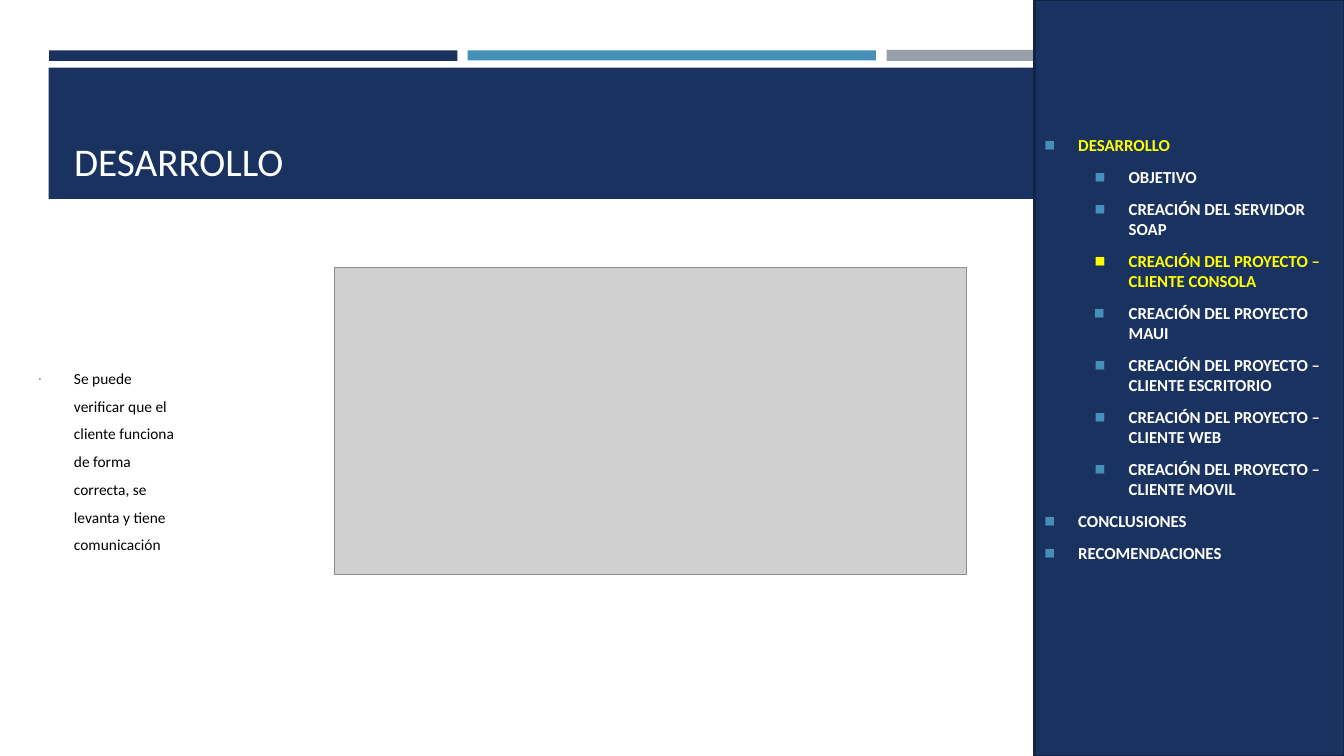
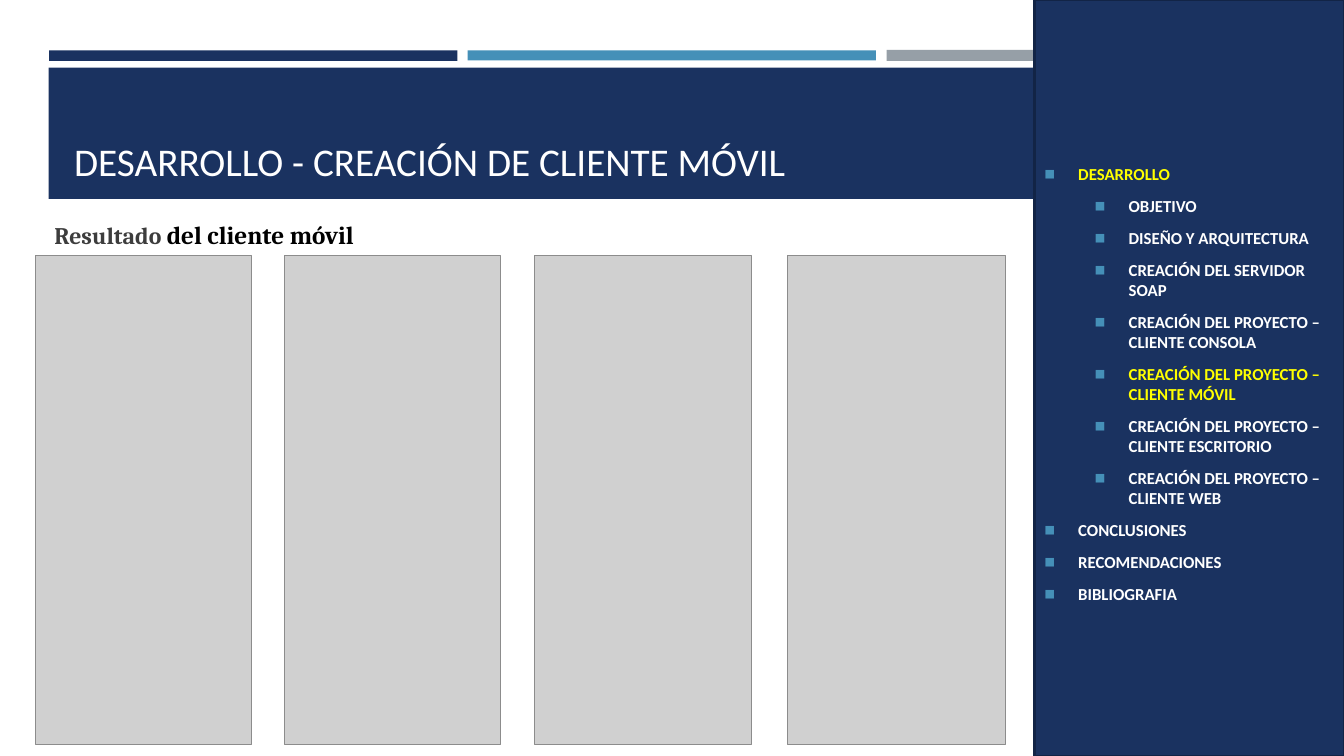
Before and after one commit to ArielGuevara/WS_TicketPremiun_DotNet_SOAP_GR5, a slide deck: slide 42 of 05. DOCUMENTACION/02. MANUAL TECNICO/PRESENTACION_SOAP_ BDD_DOTNET.pptx (slide 40 before the commit). Drawn at 1344x756 pixels with LibreOffice and Linux fonts; fonts in the diff are those of the drawing; grey boxes stand for pictures. Boxes give left, top, right and bottom in pixels: in the first picture for what was removed or moved away, otherwise in the second. Text is boxed around its words. In the diff, an @@ line names an element or a change of style, - is before the commit and + after.

```diff
--- a/05. DOCUMENTACION/02. MANUAL TECNICO/PRESENTACION_SOAP_ BDD_DOTNET.pptx
+++ b/05. DOCUMENTACION/02. MANUAL TECNICO/PRESENTACION_SOAP_ BDD_DOTNET.pptx
@@ title at (x1=74, y1=143, x2=785, y2=177): text changed @@
-DESARROLLO
+DESARROLLO - CREACIÓN DE CLIENTE MÓVIL
@@ text added at (x1=54, y1=226, x2=354, y2=244), 18 pt, text #000000, bold @@
+Resultado del cliente móvil
@@ text in rectangle at (x1=1129, y1=230, x2=1308, y2=246): paragraph added @@
+  ◼ DISEÑO Y ARQUITECTURA
@@ picture added at (x1=35, y1=256, x2=251, y2=745) @@
@@ picture added at (x1=284, y1=256, x2=500, y2=745) @@
@@ picture removed at (x1=335, y1=268, x2=967, y2=575) @@
@@ picture added at (x1=534, y1=256, x2=751, y2=745) @@
@@ picture added at (x1=787, y1=256, x2=1006, y2=745) @@
@@ text in rectangle at (x1=1129, y1=314, x2=1308, y2=348): text colour #FFFF00 to #FFFFFF in "CREACIÓN DEL PROYECTO – CLIENTE CONSOLA"; bullet colour #FFFF00 to #4590B8 @@
@@ text removed at (x1=74, y1=373, x2=174, y2=550) @@
-∙ Se puede verificar que el cliente funciona de forma correcta, se levanta y tiene comunicación
@@ text in rectangle at (x1=1129, y1=366, x2=1308, y2=400): text changed; text colour #FFFFFF to #FFFF00 @@
-  ◼ CREACIÓN DEL PROYECTO MAUI
+  ◼ CREACIÓN DEL PROYECTO – CLIENTE MÓVIL
@@ text in rectangle at (x1=1129, y1=461, x2=1308, y2=495): paragraph removed @@
-  ◼ CREACIÓN DEL PROYECTO – CLIENTE MOVIL
@@ text in rectangle at (x1=1078, y1=589, x2=1177, y2=600): paragraph added @@
+◼ BIBLIOGRAFIA
```
Also in this commit, not shown: 25 other slides changed, 29 slides added, 55 slides removed, 1 other file.
